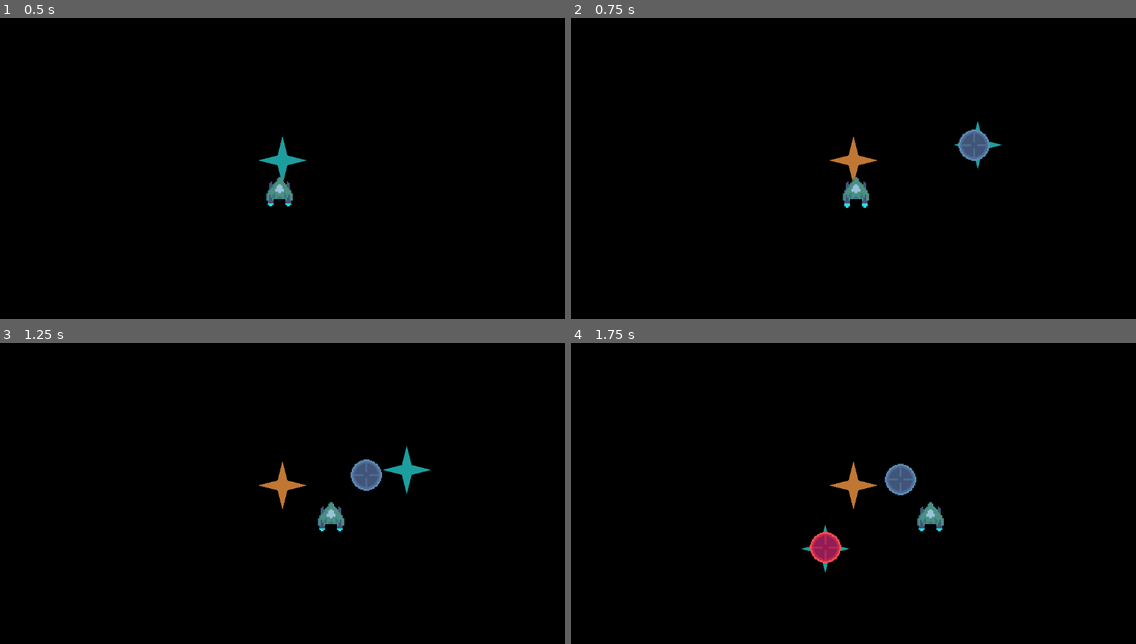
Above: before the commit, frames 1-4 (two rows, left to right).
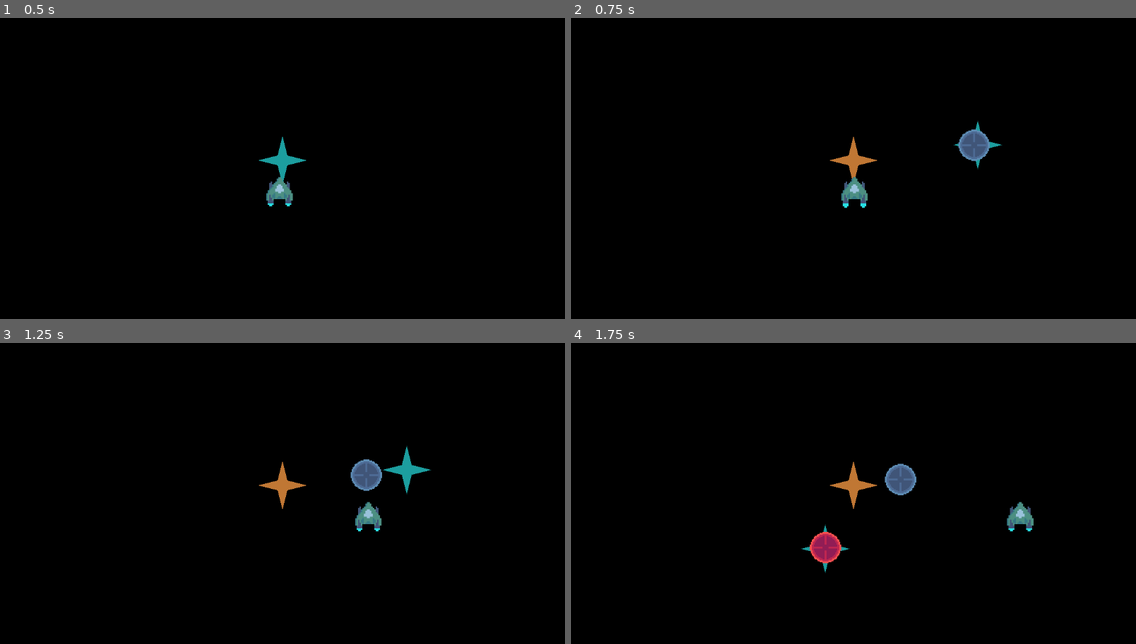
Above: after the commit, the same moments.

Repository: townofdon/godot-physics-test-2d
Game: Godot game, scene res://gameplay.tscn
Two runs of this game, one before a commit and one after it. Both use one fixed random seed, a clock stepped at 60 frames per second and the inputs below.
Inputs (mouse positions are in pixels of both pictures, inside the frame that each line leads up to):
- Up to frame 1 (0.5 s): no input
- Up to frame 2 (0.75 s): move the mouse to (977, 144) at 0.52 s; hold D (right) from 0.53 s (still down); hold Shift (shift) from 0.53 s (still down); click (977, 144) at 0.67 s
- Up to frame 3 (1.25 s): keep holding D (right); keep holding Shift (shift)
- Up to frame 4 (1.75 s): release D (right) at 1.25 s; release Shift (shift) at 1.25 s; drag from (740, 502) to (825, 547) at 1.27 s

Frame 1 is identical in both runs. In frame 2, 0.1% of the frame differs, in the area x 47-53%, y 52-64%; in frame 3, 0.6%; in frame 4, 0.6%, in the area x 61-82%, y 52-63%.

Commit message:
tweak player motor; add drag

Diff:
--- a/entities/motor.gd
+++ b/entities/motor.gd
@@ -16,6 +16,7 @@
 #var direction := Vector2.ZERO
 
 var dynamics:SecondOrderDynamics
+var drag:SecondOrderDynamics
 var throttle := Vector2.ZERO # move input
 
 func _ready() -> void:
@@ -33,9 +34,20 @@
 	dynamics = SecondOrderDynamics.new(f, z, r, Vector2.ZERO)
 
 func _physics_process(delta: float) -> void:
-	var desired_velocity := throttle * entity.speed
-	entity.velocity = dynamics.compute(delta, desired_velocity)
+	if self.throttle.length() > 1:
+		self.throttle = self.throttle.normalized()
+	if throttle.is_zero_approx():
+		if drag == null:
+			drag = SecondOrderDynamics.new(0.6, 1, 0, entity.velocity)
+		entity.velocity = drag.compute(delta, Vector2.ZERO)
+		# compute dynamics to continue the system
+		dynamics.compute(delta, Vector2.ZERO)
+	else:
+		var desired_velocity := throttle * entity.speed
+		entity.velocity = dynamics.compute(delta, desired_velocity)
+		drag = null
 	throttle = Vector2.ZERO
+
 
 	#if time_since_move >= 0.5:
 		#throttle -= delta / entity.accel_time
@@ -53,7 +65,6 @@
 # call every _physics_process
 func move(delta: float, throttle: Vector2) -> void:
 	self.throttle += throttle
-	self.throttle = self.throttle.clampf(-1, 1)
 
 	#time_since_move = 0
 	#throttle += delta / entity.accel_time
--- a/entities/player.tscn
+++ b/entities/player.tscn
@@ -40,8 +40,9 @@
 
 [node name="Player" type="CharacterBody2D"]
 script = ExtResource("1_b0kkn")
-speed = 241.0
+speed = 377.33
 accel_curve = SubResource("Curve_e4p34")
+mass = 10.34
 
 [node name="AnimatedSprite2D" type="AnimatedSprite2D" parent="."]
 texture_filter = 1
--- a/resources/kinematic_stats.tres
+++ b/resources/kinematic_stats.tres
@@ -3,15 +3,15 @@
 [ext_resource type="Script" uid="uid://2x414g40wwmg" path="res://core/KinematicStats.gd" id="1_5egc1"]
 
 [sub_resource type="Curve" id="Curve_5egc1"]
-_limits = [0.0, 1.0, 0.0, 0.5]
-_data = [Vector2(0, 0), 0.0, 0.0, 0, 0, Vector2(0.0166667, 0), 0.0, 0.0, 0, 0, Vector2(0.0333333, 0.143706), 0.0, 0.0, 0, 0, Vector2(0.05, 0.323301), 0.0, 0.0, 0, 0, Vector2(0.0666667, 0.500191), 0.0, 0.0, 0, 0, Vector2(0.0833333, 0.64426), 0.0, 0.0, 0, 0, Vector2(0.1, 0.74726), 0.0, 0.0, 0, 0, Vector2(0.116667, 0.819423), 0.0, 0.0, 0, 0, Vector2(0.133333, 0.875381), 0.0, 0.0, 0, 0, Vector2(0.15, 0.918826), 0.0, 0.0, 0, 0, Vector2(0.166667, 0.95027), 0.0, 0.0, 0, 0, Vector2(0.183333, 0.971459), 0.0, 0.0, 0, 0, Vector2(0.2, 0.984726), 0.0, 0.0, 0, 0, Vector2(0.216667, 0.992417), 0.0, 0.0, 0, 0, Vector2(0.233333, 0.996812), 0.0, 0.0, 0, 0, Vector2(0.25, 0.998847), 0.0, 0.0, 0, 0, Vector2(0.266667, 0.99964), 0.0, 0.0, 0, 0, Vector2(0.283333, 0.999904), 0.0, 0.0, 0, 0, Vector2(0.3, 0.999978), 0.0, 0.0, 0, 0, Vector2(0.316667, 0.999996), 0.0, 0.0, 0, 0, Vector2(0.333333, 1), …(378 unchanged characters)…
+_limits = [-0.0867618, 1.00004, 0.0, 0.5]
+_data = [Vector2(0, 0), 0.0, 0.0, 0, 0, Vector2(0.0166667, 0), 0.0, 0.0, 0, 0, Vector2(0.0333333, 0), 0.0, 0.0, 0, 0, Vector2(0.05, 0.0487177), 0.0, 0.0, 0, 0, Vector2(0.0666667, 0.432075), 0.0, 0.0, 0, 0, Vector2(0.0833333, 0.758665), 0.0, 0.0, 0, 0, Vector2(0.1, 0.925203), 0.0, 0.0, 0, 0, Vector2(0.116667, 0.985421), 0.0, 0.0, 0, 0, Vector2(0.133333, 0.998835), 0.0, 0.0, 0, 0, Vector2(0.15, 1), 0.0, 0.0, 0, 0, Vector2(0.166667, 1.00002), 0.0, 0.0, 0, 0, Vector2(0.183333, 0.999995), 0.0, 0.0, 0, 0, Vector2(0.2, 0.999998), 0.0, 0.0, 0, 0, Vector2(0.216667, 1), 0.0, 0.0, 0, 0, Vector2(0.233333, 1), 0.0, 0.0, 0, 0, Vector2(0.25, 1), 0.0, 0.0, 0, 0, Vector2(0.266667, 1), 0.0, 0.0, 0, 0, Vector2(0.283333, 1), 0.0, 0.0, 0, 0, Vector2(0.3, 1), 0.0, 0.0, 0, 0, Vector2(0.316667, 1), 0.0, 0.0, 0, 0, Vector2(0.333333, 1), …(378 unchanged characters)…
 point_count = 31
 
 [resource]
 script = ExtResource("1_5egc1")
-f = 0.7398
-z = 1.0
-r = 0.85
+f = 1.6606
+z = 0.756
+r = -0.56
 t_graph = 0.5
 curve = SubResource("Curve_5egc1")
 metadata/_custom_type_script = "uid://2x414g40wwmg"
